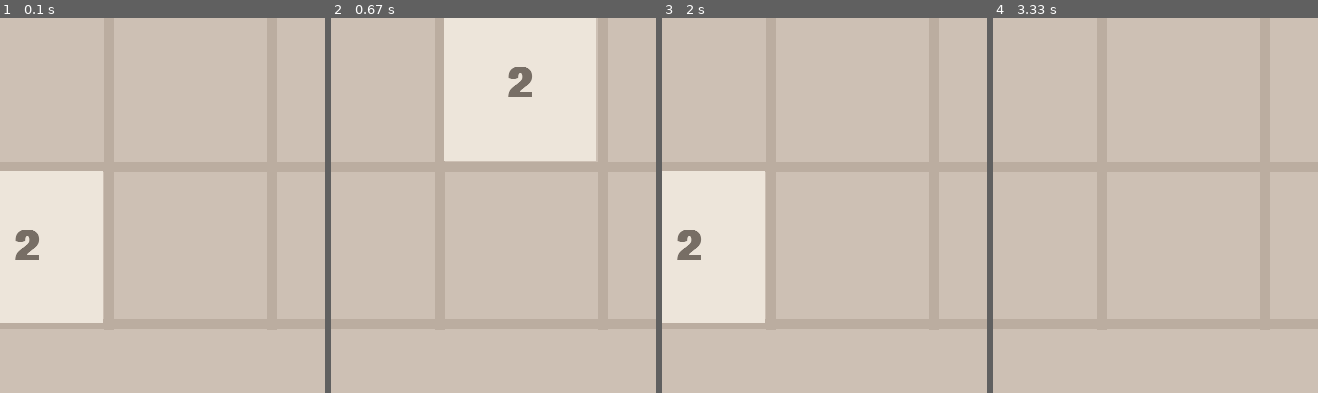
Above: before the commit, frames 1-4 (left to right).
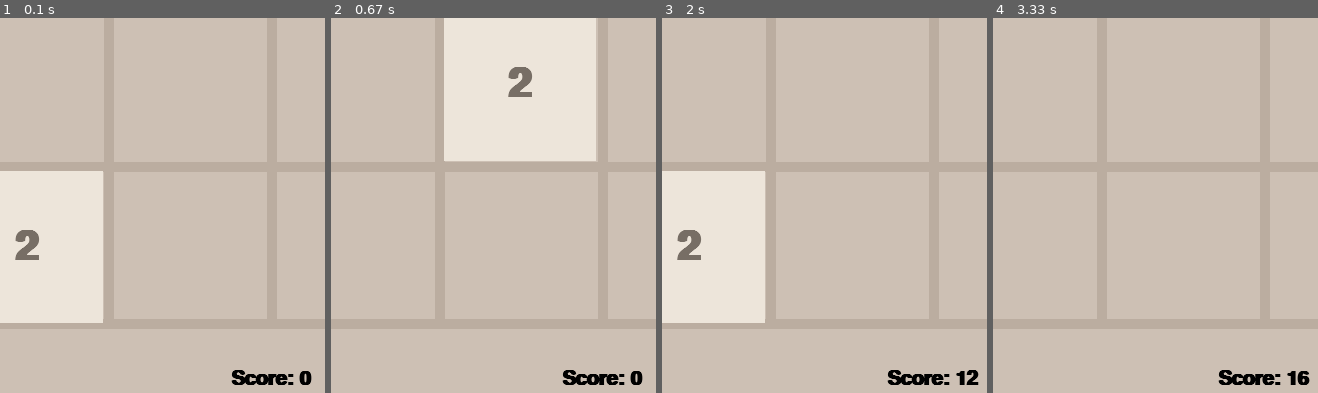
Above: after the commit, the same moments.

Repository: pranavpal1229/AI2048
Game: pygame game, started from pygame_draw.py
Two runs of this game, one before a commit and one after it. Both use one fixed random seed, a clock stepped at 60 frames per second and the inputs below.
Inputs:
- Up to frame 1 (0.1 s): no input
- Up to frame 2 (0.67 s): hold Right from 0.33 s (still down)
- Up to frame 3 (2 s): release Right at 0.8 s; hold Up 0.83-1.13 s; hold Right 1.17-1.63 s; hold Left from 1.67 s (still down)
- Up to frame 4 (3.33 s): release Left at 2.2 s; hold Down 2.23-2.53 s; hold Left 2.57-2.97 s; hold Up from 3 s (still down)
The pictures show only the part of the screen within x 8-58%, y 45-95%; the shares and areas given below are measured in that part.

The runs differ from the first frame. In frame 1, 0.6% of the frame differs, in the area x 71-96%, y 93-98%; in frame 2, 0.6%; in frame 3, 0.7%; in frame 4, 0.7%, in the area x 69-98%, y 93-98%.

Commit message:
added score

Diff:
--- a/game_logic.py
+++ b/game_logic.py
@@ -89,7 +89,6 @@
                 new_row = self.combine_row_right(new_row)
                 self.grid[row] = self.move_right(new_row)
             self.grid = self.grid.T
-        print(self.get_score())
         if not np.array_equal(self.grid, old_board_state) and self.open_pos(self.grid) != 0:
             self.new_number()
         elif self.open_pos(self.grid) == 0:
--- a/pygame_draw.py
+++ b/pygame_draw.py
@@ -4,7 +4,7 @@
 
 pygame.init()
 
-FPS = 60
+FPS = 20
 WIDTH, HEIGHT = 650, 650
 ROWS, COLS = (4, 4)
 RECT_HEIGHT = HEIGHT / COLS
@@ -16,8 +16,11 @@
 FONT_COLOR = (119, 110, 101)
 
 WINDOW = pygame.display.set_mode((WIDTH, HEIGHT + 100))
+SCREEN = pygame.Surface((WIDTH, HEIGHT + 100), pygame.SRCALPHA)
 pygame.display.set_caption("2048")
 FONT = pygame.font.SysFont("comicsans", 60, bold=True)
+FONT2 = pygame.font.SysFont("comicsans", 30, bold=True)
+
 MOVE_VEL = 20
 
 board = GameLogic()
@@ -81,12 +84,28 @@
                 tile.draw(window)
     pygame.display.update()
 
+def draw_text(text, font, color, x, y, center=False):
+    """
+    Draw text on a Pygame window.
 
-
+    Parameters:
+    - text: The string of text to be drawn.
+    - font: The Pygame font object to be used for rendering the text.
+    - color: A tuple representing the RGB color of the text.
+    - x: The x-coordinate for the text's position.
+    - y: The y-coordinate for the text's position.
+    - center: If True, the text will be centered on the given (x, y) coordinates.
+    """
+    text_surface = font.render(text, True, color)
+    if center:
+        x = x - text_surface.get_width() // 2
+        y = y - text_surface.get_height() // 2
+    WINDOW.blit(text_surface, (x, y))
 
 def main(window):
     clock = pygame.time.Clock()
     run = True
+    last_score = board.get_score()
 
     while run:
         clock.tick(FPS)
@@ -103,7 +122,25 @@
                     board.make_move("u")
                 elif event.key == pygame.K_DOWN:
                     board.make_move("d")
+
+        # Draw the game board
         draw_board(window, board.grid)
+
+        # Check if the score has changed
+        current_score = board.get_score()
+            # Clear the score area
+        pygame.draw.rect(window, BACKGROUND_COLOR, (0, HEIGHT, WIDTH, 100))
+
+        # Draw the updated score
+        draw_text(f"Score: {current_score}", FONT2, (0,0,0), WIDTH // 2, HEIGHT + 50, center=True)
+
+        # Update the display only for the score area
+        pygame.display.update((0, HEIGHT, WIDTH, 100))
+
+
+        # Update the display for the game area
+        pygame.display.update((0, 0, WIDTH, HEIGHT))
+
     pygame.quit()
 
 if __name__ == "__main__":
